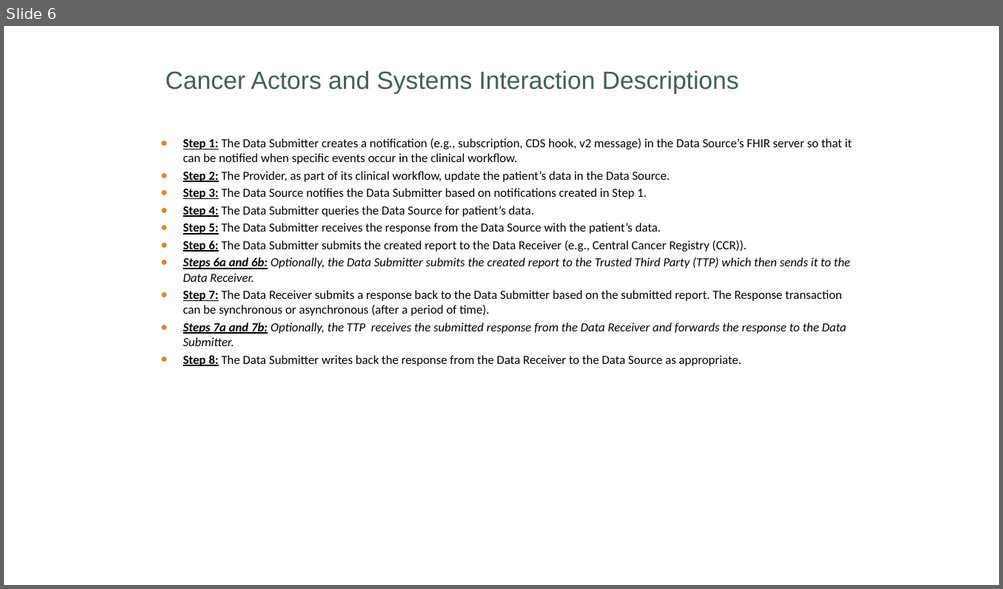
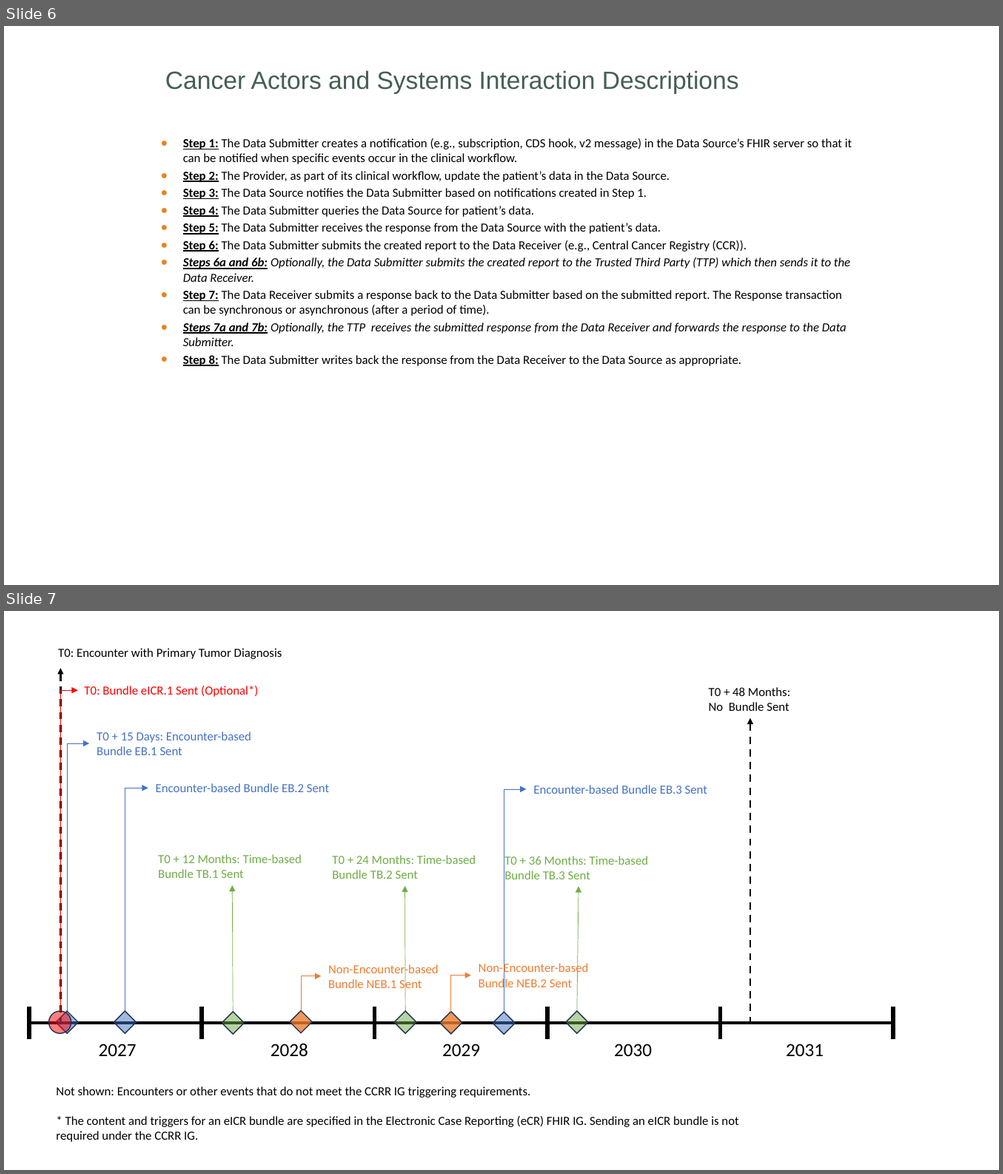
Before and after one commit to HL7/fhir-central-cancer-registry-reporting-ig, a slide deck: input/images-source/ccrr-ig-diagrams.pptx. Shown one above the other, each under a label of ours: slide 6 before the commit, slides 6 and 7 after it. The pictures are 1003x589 and 1003x1174 pixels, drawn with LibreOffice and Linux fonts; fonts in the diff are those of the drawing; background and template pictures are left out. Boxes give left, top, right and bottom in pixels: in the first picture for what was removed or moved away, otherwise in the second. Text is boxed around its words. In the diff, an @@ line names an element or a change of style, - is before the commit and + after.

Commit message:
STU 2 updates for use case, specification, composition

```diff
--- a/input/images-source/ccrr-ig-diagrams.pptx
+++ b/input/images-source/ccrr-ig-diagrams.pptx
@@ slide 7 added at (x1=4, y1=611, x2=999, y2=1170), background #FFFFFF @@
@@ text added at (x1=58, y1=648, x2=282, y2=659), 12 pt, text #000000 @@
+T0: Encounter with Primary Tumor Diagnosis
@@ arrow added from (61, 1024) to (61, 668), #000000 1.75 pt dashed @@
@@ elbow arrow added from (61, 1011) to (78, 690), #FF0000 0.75 pt @@
@@ text added at (x1=84, y1=686, x2=258, y2=697), 12 pt, text #FF0000 @@
+T0: Bundle eICR.1 Sent (Optional*)
@@ text added at (x1=708, y1=687, x2=790, y2=711), 12 pt, text #000000 @@
+T0 + 48 Months:
+No Bundle Sent
@@ arrow added from (750, 1024) to (750, 718), #000000 1.75 pt dashed @@
@@ elbow arrow added from (67, 1011) to (89, 743), #4472C4 0.5 pt @@
@@ text added at (x1=96, y1=732, x2=251, y2=755), 12 pt, text #4472C4 @@
+T0 + 15 Days: Encounter-based Bundle EB.1 Sent
@@ elbow arrow added from (125, 1011) to (148, 788), #4472C4 0.5 pt @@
@@ text added at (x1=156, y1=783, x2=329, y2=792), 12 pt, text #4472C4 @@
+Encounter-based Bundle EB.2 Sent
@@ text added at (x1=533, y1=785, x2=707, y2=794), 12 pt, text #4472C4 @@
+Encounter-based Bundle EB.3 Sent
@@ elbow arrow added from (504, 1012) to (526, 789), #4472C4 0.5 pt @@
@@ text added at (x1=158, y1=854, x2=301, y2=878), 12 pt, text #70AD47 @@
+T0 + 12 Months: Time-based
+Bundle TB.1 Sent
@@ text added at (x1=332, y1=855, x2=475, y2=879), 12 pt, text #70AD47 @@
+T0 + 24 Months: Time-based
+Bundle TB.2 Sent
@@ text added at (x1=504, y1=856, x2=648, y2=880), 12 pt, text #70AD47 @@
+T0 + 36 Months: Time-based
+Bundle TB.3 Sent
@@ arrow added from (233, 1012) to (233, 886), #70AD47 0.5 pt @@
@@ arrow added from (405, 1011) to (404, 886), #70AD47 0.5 pt @@
@@ arrow added from (577, 1011) to (578, 886), #70AD47 0.5 pt @@
@@ text added at (x1=328, y1=963, x2=438, y2=991), 12 pt, text #ED7D31 @@
+Non-Encounter-based
+Bundle NEB.1 Sent
@@ text added at (x1=478, y1=963, x2=589, y2=991), 12 pt, text #ED7D31 @@
+Non-Encounter-based
+Bundle NEB.2 Sent
@@ elbow arrow added from (301, 1011) to (321, 977), #ED7D31 0.5 pt @@
@@ elbow arrow added from (451, 1011) to (471, 976), #ED7D31 0.5 pt @@
@@ ellipse added at (x1=48, y1=1011, x2=71, y2=1034), fill #FF0000 at 50% opacity, outline #1E3256 1 pt @@
@@ diamond added at (x1=56, y1=1011, x2=78, y2=1034), fill #4472C4 at 50% opacity, outline #1E3256 1 pt @@
@@ diamond added at (x1=114, y1=1011, x2=136, y2=1034), fill #4472C4 at 50% opacity, outline #1E3256 1 pt @@
@@ diamond added at (x1=222, y1=1012, x2=244, y2=1035), fill #70AD47 at 50% opacity, outline #1E3256 1 pt @@
@@ diamond added at (x1=290, y1=1011, x2=312, y2=1034), fill #ED7D31 at 80% opacity, outline #1E3256 1 pt @@
@@ diamond added at (x1=394, y1=1011, x2=417, y2=1034), fill #70AD47 at 50% opacity, outline #1E3256 1 pt @@
@@ diamond added at (x1=440, y1=1011, x2=462, y2=1034), fill #ED7D31 at 80% opacity, outline #1E3256 1 pt @@
@@ diamond added at (x1=492, y1=1012, x2=515, y2=1035), fill #4472C4 at 50% opacity, outline #1E3256 1 pt @@
@@ diamond added at (x1=566, y1=1011, x2=588, y2=1034), fill #70AD47 at 50% opacity, outline #1E3256 1 pt @@
@@ group added at (x1=29, y1=1007, x2=893, y2=1057): 11 lines, 5 texts @@
+2031
+2027
+2030
+2029
+2028
@@ text added at (x1=56, y1=1087, x2=738, y2=1142), 12 pt, text #000000 @@
+Not shown: Encounters or other events that do not meet the CCRR IG triggering requirements.
+* The content and triggers for an eICR bundle are specified in the Electronic Case Reporting (eCR) FHIR IG. Sending an eICR bundle is not required under the CCRR IG.
```
Also in this commit, not shown: 9 other files.
